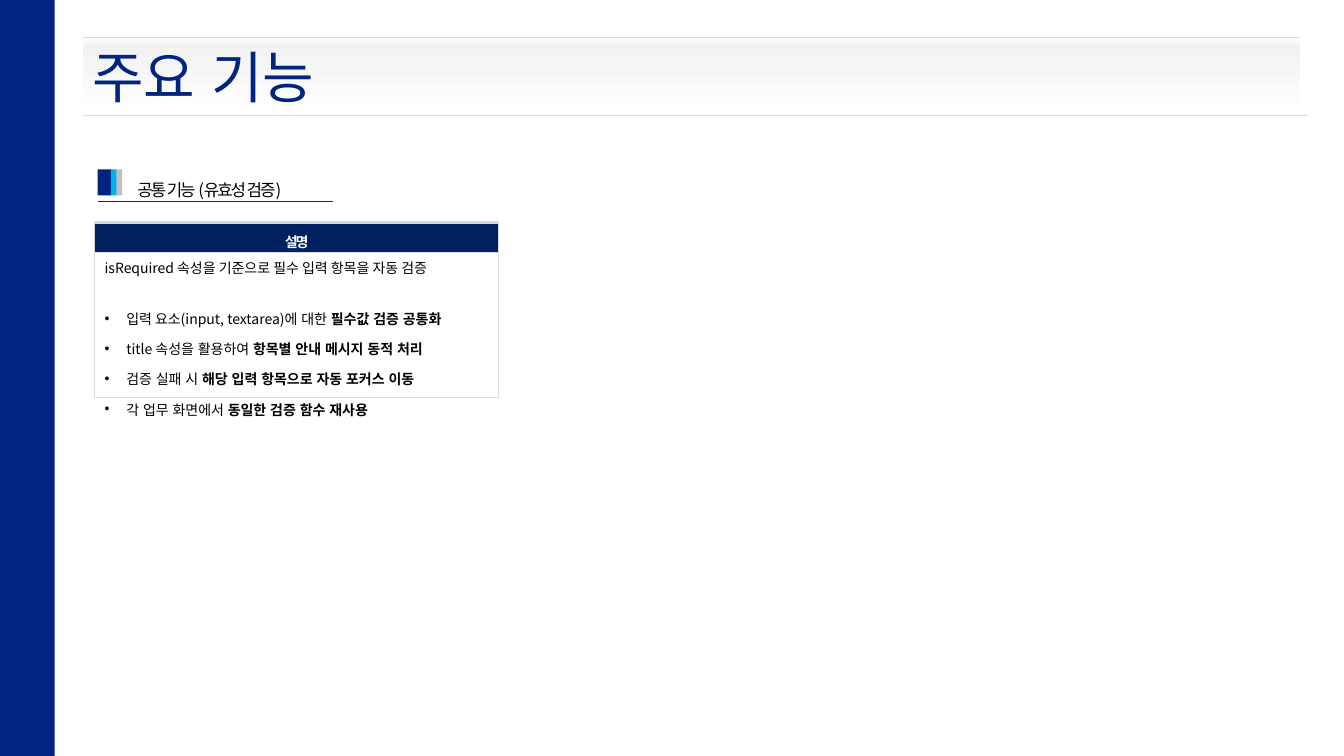
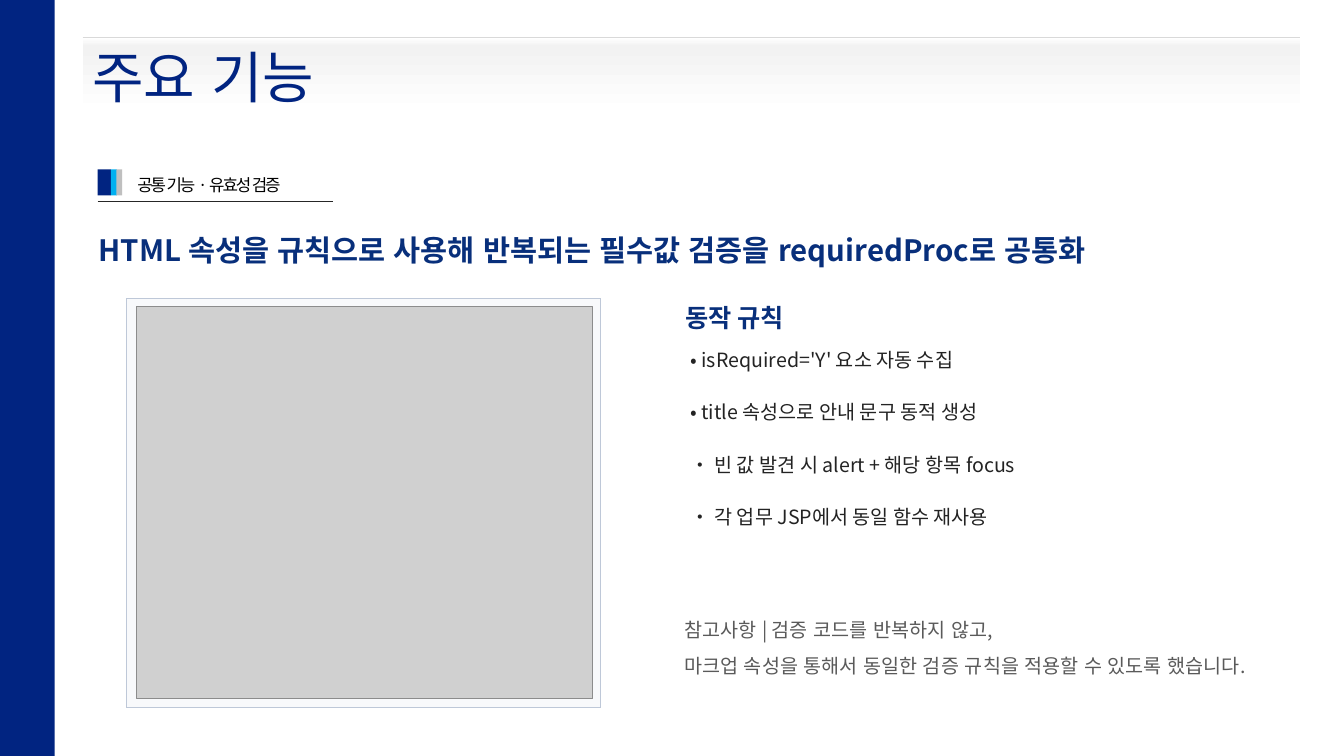
Before and after one commit to hikr90/intranet, a slide deck: slide 13 of docs/intr_project.pptx (slide 14 before the commit). Drawn at 1344x756 pixels with LibreOffice and Linux fonts; fonts in the diff are those of the drawing; grey boxes stand for pictures. Boxes give left, top, right and bottom in pixels: in the first picture for what was removed or moved away, otherwise in the second. Text is boxed around its words. In the diff, an @@ line names an element or a change of style, - is before the commit and + after.

```diff
--- a/docs/intr_project.pptx
+++ b/docs/intr_project.pptx
@@ line removed from (83, 116) to (1309, 116) @@
@@ text at box(137, 177, 281, 193): text changed @@
-공통 기능 (유효성 검증)
+공통 기능 · 유효성 검증
@@ table removed at box(95, 223, 499, 482), 2 rows, 1 columns @@
-설명
-isRequired 속성을 기준으로 필수 입력 항목을 자동 검증 / 입력 요소(input, textarea)에 대한 필수값 검증 공통화 / title 속성을 활용하여 항목별 안내 메시지 동적 처리 / 검증 실패 시 해당 입력 항목으로 자동 포커스 이동 / 각 업무 화면에서 동일한 검증 함수 재사용
@@ text added at box(99, 236, 1085, 268), 21 pt, text #082F7B, bold @@
+HTML 속성을 규칙으로 사용해 반복되는 필수값 검증을 requiredProc로 공통화
@@ rectangle added at box(126, 298, 600, 707), fill #F8F9FB, outline #BEC8D8 0.5 pt @@
@@ picture added at box(137, 307, 594, 699) @@
@@ text added at box(685, 305, 783, 330), 18 pt, text #082F7B, bold @@
+동작 규칙
@@ text added at box(702, 350, 953, 372), 14 pt, text #232323 @@
+• isRequired='Y' 요소 자동 수집
@@ text added at box(702, 402, 977, 421), 14 pt, text #232323 @@
+• title 속성으로 안내 문구 동적 생성
@@ text added at box(715, 455, 1015, 474), 14 pt, text #232323 @@
+• 빈 값 발견 시 alert + 해당 항목 focus
@@ text added at box(715, 507, 988, 526), 14 pt, text #232323 @@
+• 각 업무 JSP에서 동일 함수 재사용
@@ text added at box(684, 620, 1246, 675), 14 pt, text #5A5A5A @@
+참고사항 | 검증 코드를 반복하지 않고,
+마크업 속성을 통해서 동일한 검증 규칙을 적용할 수 있도록 했습니다.
```
Also in this commit, not shown: 14 other slides changed, 1 slide added, 2 slides removed, 4 other files.
